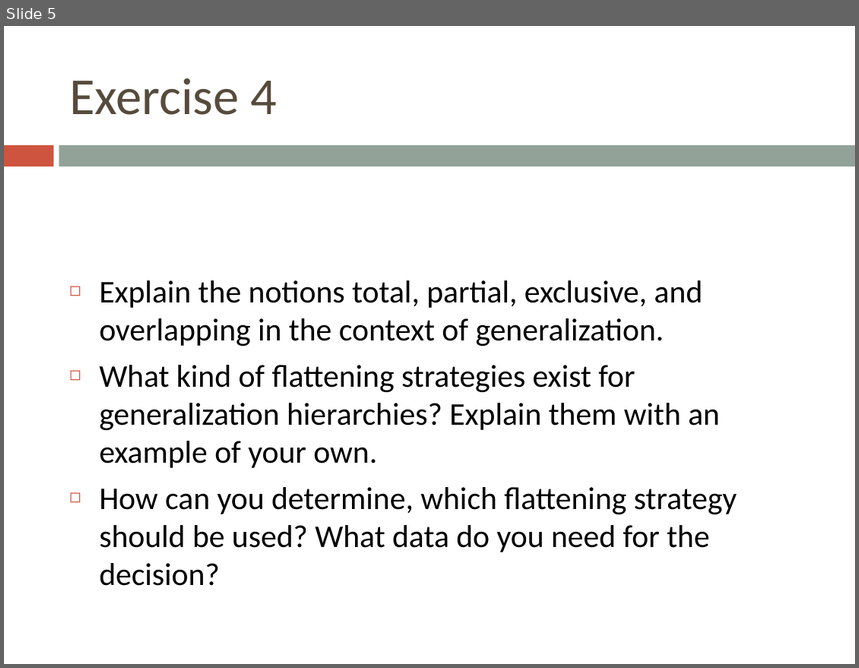
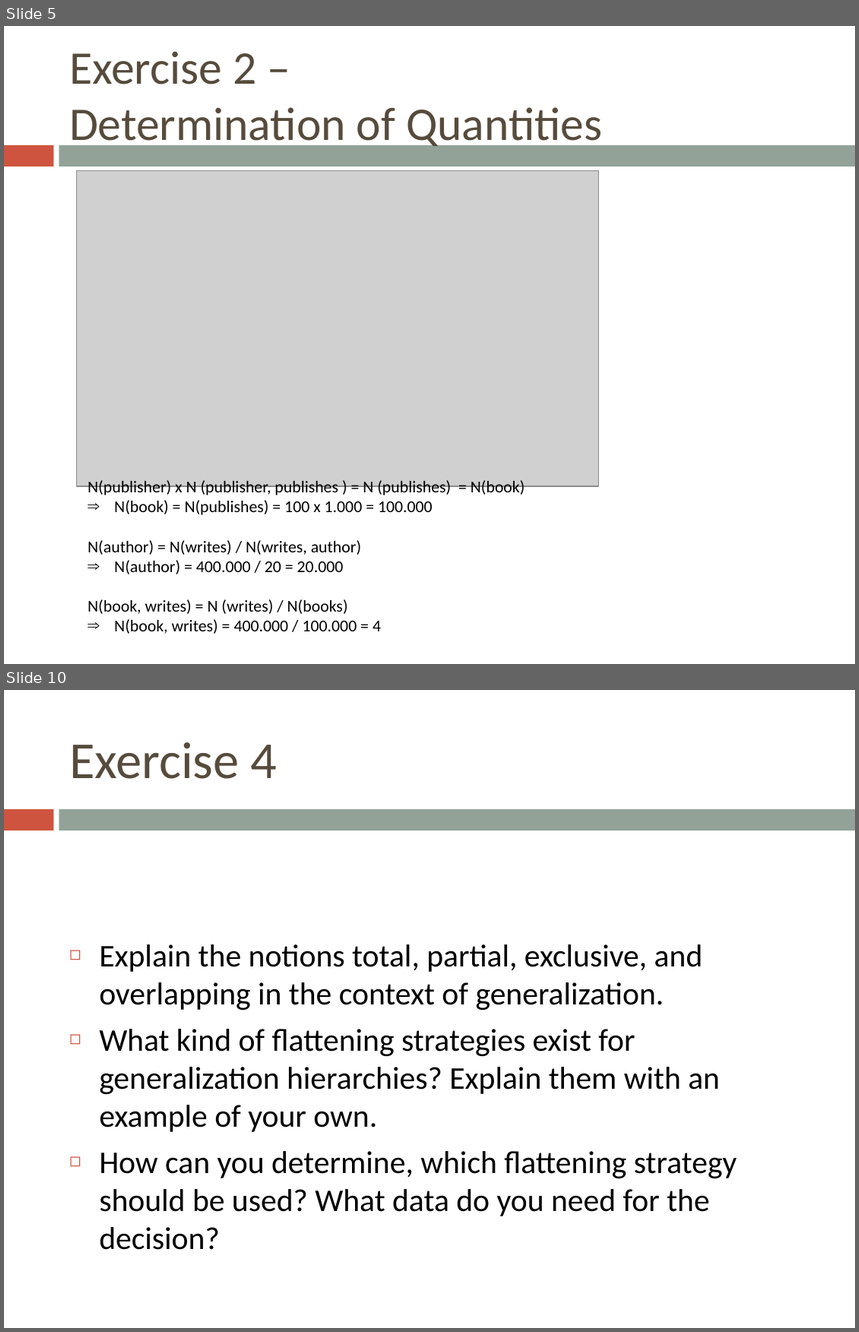
Before and after one commit to bugxd/DBTech, a slide deck: Assignment_4.pptx. Shown one above the other, each under a label of ours: slide 5 before the commit, slides 5 and 10 after it; the slides between them are not shown. The pictures are 859x668 and 859x1332 pixels, drawn with LibreOffice and Linux fonts; fonts in the diff are those of the drawing; grey boxes stand for pictures. Boxes give left, top, right and bottom in pixels: in the first picture for what was removed or moved away, otherwise in the second. Text is boxed around its words. In the diff, an @@ line names an element or a change of style, - is before the commit and + after.

```diff
--- a/Assignment_4.pptx
+++ b/Assignment_4.pptx
@@ slide 5 added at (4,26,855,664), background #FFFFFF; not listed: 2 template elements that a slide beside it also shows @@
@@ title added at (69,51,602,151), 39.6 pt, text #564B3C @@
+Exercise 2 –
+Determination of Quantities
@@ picture added at (76,170,599,487) @@
@@ text added at (88,480,525,634), 14 pt, text #000000 @@
+N(publisher) x N (publisher, publishes ) = N (publishes) = N(book)
+⇒ N(book) = N(publishes) = 100 x 1.000 = 100.000
+N(author) = N(writes) / N(writes, author)
+⇒ N(author) = 400.000 / 20 = 20.000
+N(book, writes) = N (writes) / N(books)
+⇒ N(book, writes) = 400.000 / 100.000 = 4
@@ what was slide 5 is now slide 10 @@
```
Also in this commit, not shown: 4 other slides added.
